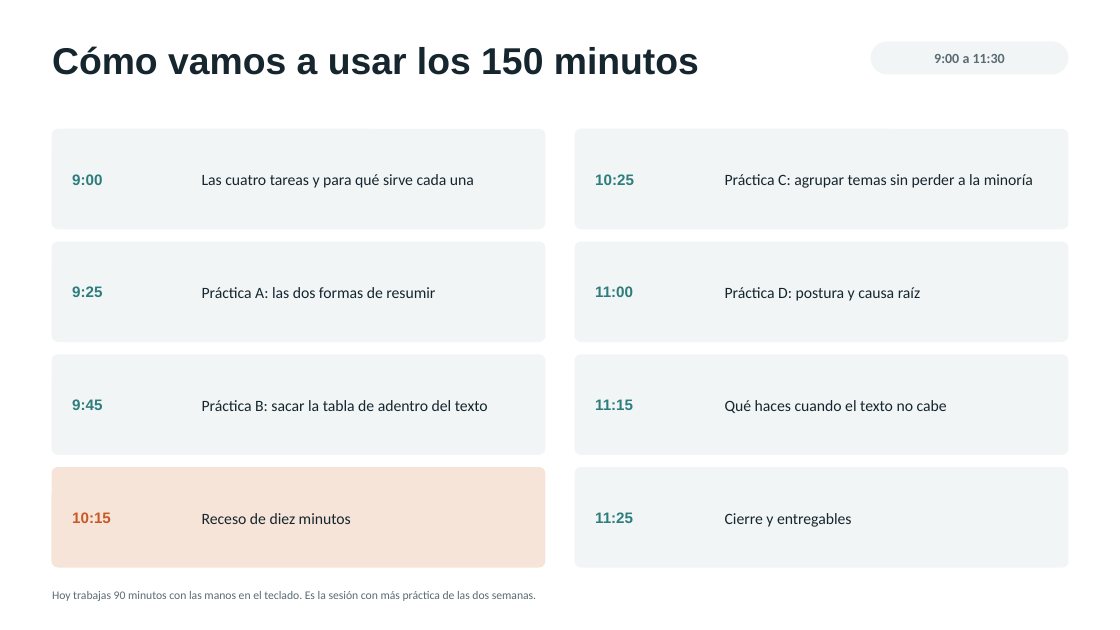
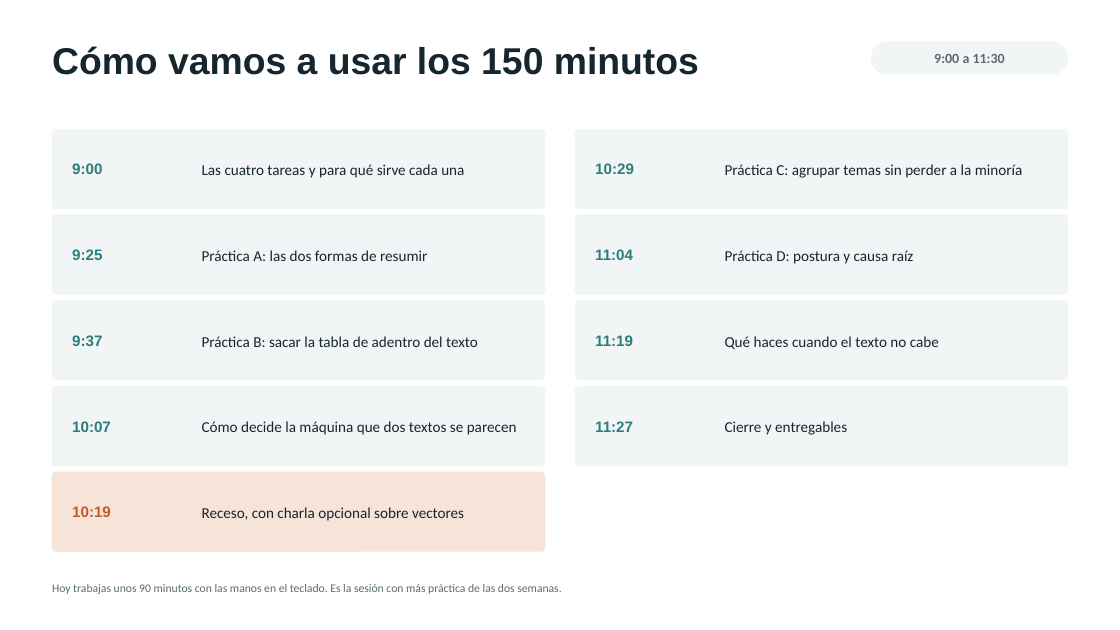
Before and after one commit to marvtrejo/curso-inegi-gen-ai, a slide deck: slide 2 of sesion-04/Sesion_04_PLN_Gestion_Documental.pptx. Drawn at 1120x630 pixels with LibreOffice and Linux fonts; fonts in the diff are those of the drawing. Boxes give left, top, right and bottom in pixels: in the first picture for what was removed or moved away, otherwise in the second. Text is boxed around its words. In the diff, an @@ line names an element or a change of style, - is before the commit and + after.

```diff
--- a/sesion-04/Sesion_04_PLN_Gestion_Documental.pptx
+++ b/sesion-04/Sesion_04_PLN_Gestion_Documental.pptx
@@ rounded rectangle: place and size @@
-rounded rectangle at <box>52,129,545,229</box>
+rounded rectangle at <box>52,129,545,208</box>
@@ text "9:00": place and size @@
-text "9:00" at <box>72,174,102,185</box>
+text "9:00" at <box>72,163,102,174</box>
@@ rounded rectangle: place and size @@
-rounded rectangle at <box>576,242,1069,341</box>
+rounded rectangle at <box>576,129,1069,208</box>
@@ text at <box>595,163,634,174</box>: text changed @@
-11:00
+10:29
@@ rounded rectangle: place and size @@
-rounded rectangle at <box>52,242,545,341</box>
+rounded rectangle at <box>52,215,545,294</box>
@@ text "9:25": place and size @@
-text "9:25" at <box>72,286,102,297</box>
+text "9:25" at <box>72,249,102,260</box>
@@ text "Práctica A: las dos formas ...": place and size @@
-text "Práctica A: las dos formas ..." at <box>202,287,435,298</box>
+text "Práctica A: las dos formas ..." at <box>202,250,427,261</box>
@@ rounded rectangle: place and size @@
-rounded rectangle at <box>576,355,1069,454</box>
+rounded rectangle at <box>576,215,1069,294</box>
@@ text "Práctica D: postura y causa ...": place and size @@
-text "Práctica D: postura y causa ..." at <box>725,287,920,301</box>
+text "Práctica D: postura y causa ..." at <box>725,250,914,264</box>
@@ text at <box>595,249,633,260</box>: text changed @@
-11:15
+11:04
@@ rounded rectangle: place and size @@
-rounded rectangle at <box>52,355,545,454</box>
+rounded rectangle at <box>52,301,545,380</box>
@@ text "Práctica B: sacar la tabla ...": place and size @@
-text "Práctica B: sacar la tabla ..." at <box>202,400,488,411</box>
+text "Práctica B: sacar la tabla ..." at <box>202,336,478,347</box>
@@ rounded rectangle: place and size @@
-rounded rectangle at <box>576,468,1069,567</box>
+rounded rectangle at <box>576,301,1069,380</box>
@@ text "Qué haces cuando el texto ...": place and size @@
-text "Qué haces cuando el texto ..." at <box>725,400,947,413</box>
+text "Qué haces cuando el texto ..." at <box>725,336,939,349</box>
@@ text at <box>72,335,102,346</box>: text changed @@
-9:45
+9:37
@@ text at <box>595,335,633,346</box>: text changed @@
-11:25
+11:19
@@ proportions changed in 8 elements at <box>52,129,545,208</box>, <box>52,215,545,294</box>, <box>52,301,545,380</box>, <box>576,129,1069,208</box>, <box>576,215,1069,294</box>, <box>576,301,1069,380</box>, <box>52,472,545,551</box>, <box>52,386,545,465</box> @@
@@ rounded rectangle: place and size @@
-rounded rectangle at <box>576,129,1069,229</box>
+rounded rectangle at <box>52,386,545,465</box>
@@ rounded rectangle added at <box>576,386,1069,465</box>, fill #F2F5F6, outline #F2F5F6 1 pt @@
@@ size 13.5 to 13 pt; line spacing 1.05 to 1.08 in 7 elements at <box>202,164,464,178</box>, <box>202,250,427,261</box>, <box>202,336,478,347</box>, <box>725,164,1023,178</box>, <box>725,250,914,264</box>, <box>725,336,939,349</box>, <box>725,421,847,435</box> @@
@@ text "Cierre y entregables": place and size @@
-text "Cierre y entregables" at <box>725,513,852,527</box>
+text "Cierre y entregables" at <box>725,421,847,435</box>
@@ text at <box>72,421,111,432</box>: text changed; text colour #C85A28 to #2E7D7D @@
-10:15
+10:07
@@ text at <box>202,421,517,435</box>: text changed; size 13.5 to 13 pt @@
-Receso de diez minutos
+Cómo decide la máquina que dos textos se parecen
@@ text added at <box>595,421,633,432</box>, 13 pt, text #2E7D7D, bold @@
+11:27
@@ rounded rectangle: place and size @@
-rounded rectangle at <box>52,468,545,567</box>
+rounded rectangle at <box>52,472,545,551</box>
@@ text at <box>72,506,111,517</box>: text changed; text colour #2E7D7D to #C85A28 @@
-10:25
+10:19
@@ text added at <box>202,507,464,521</box>, 13 pt, text #16262E @@
+Receso, con charla opcional sobre vectores
@@ text at <box>52,584,561,594</box>: text changed @@
-Hoy trabajas 90 minutos con las manos en el teclado. Es la sesión con más práctica de las dos semanas.
+Hoy trabajas unos 90 minutos con las manos en el teclado. Es la sesión con más práctica de las dos semanas.
@@ text "Hoy trabajas unos 90 minutos ..." at <box>52,584,561,594</box>: vertical alignment middle to top @@
```
Also in this commit, not shown: 2 other slides changed, 2 slides added, 4 other files.
